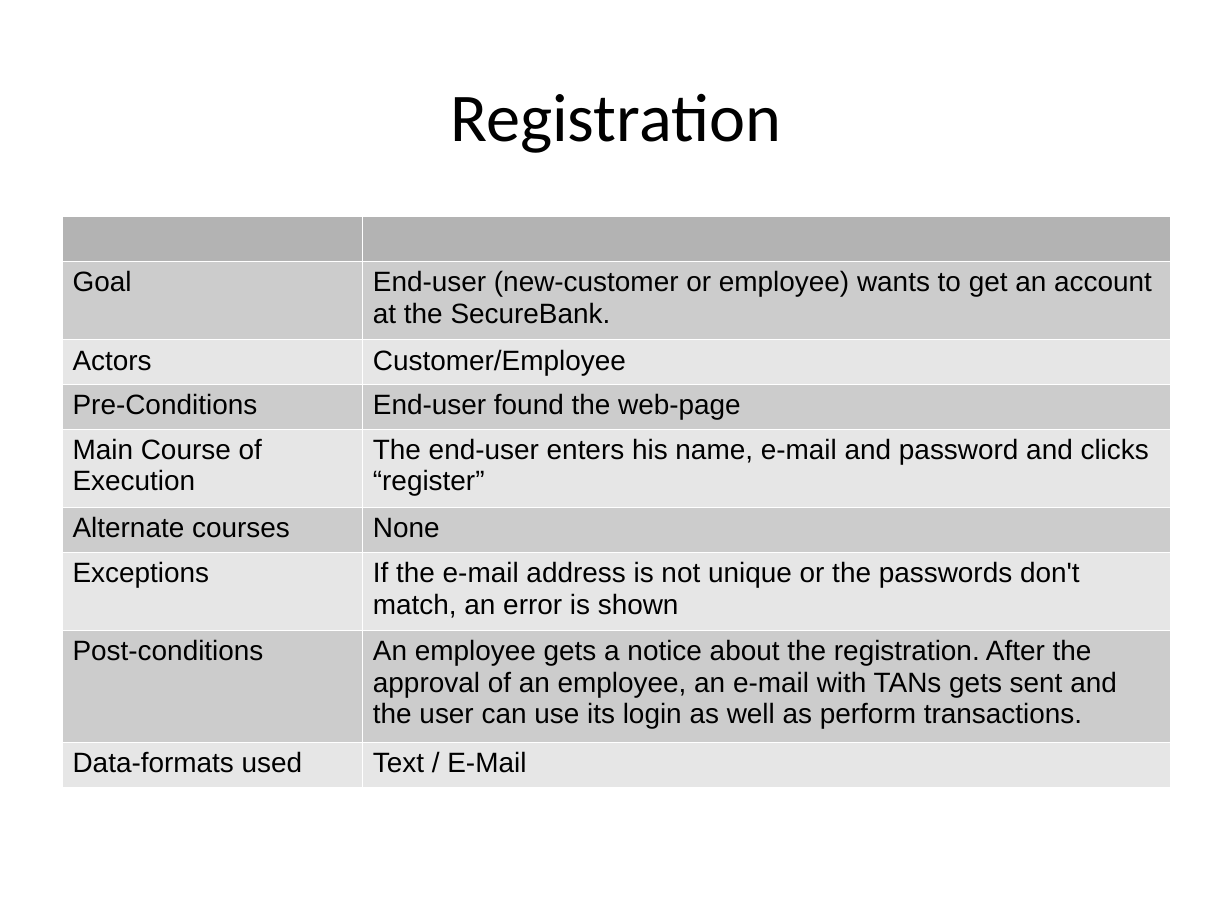
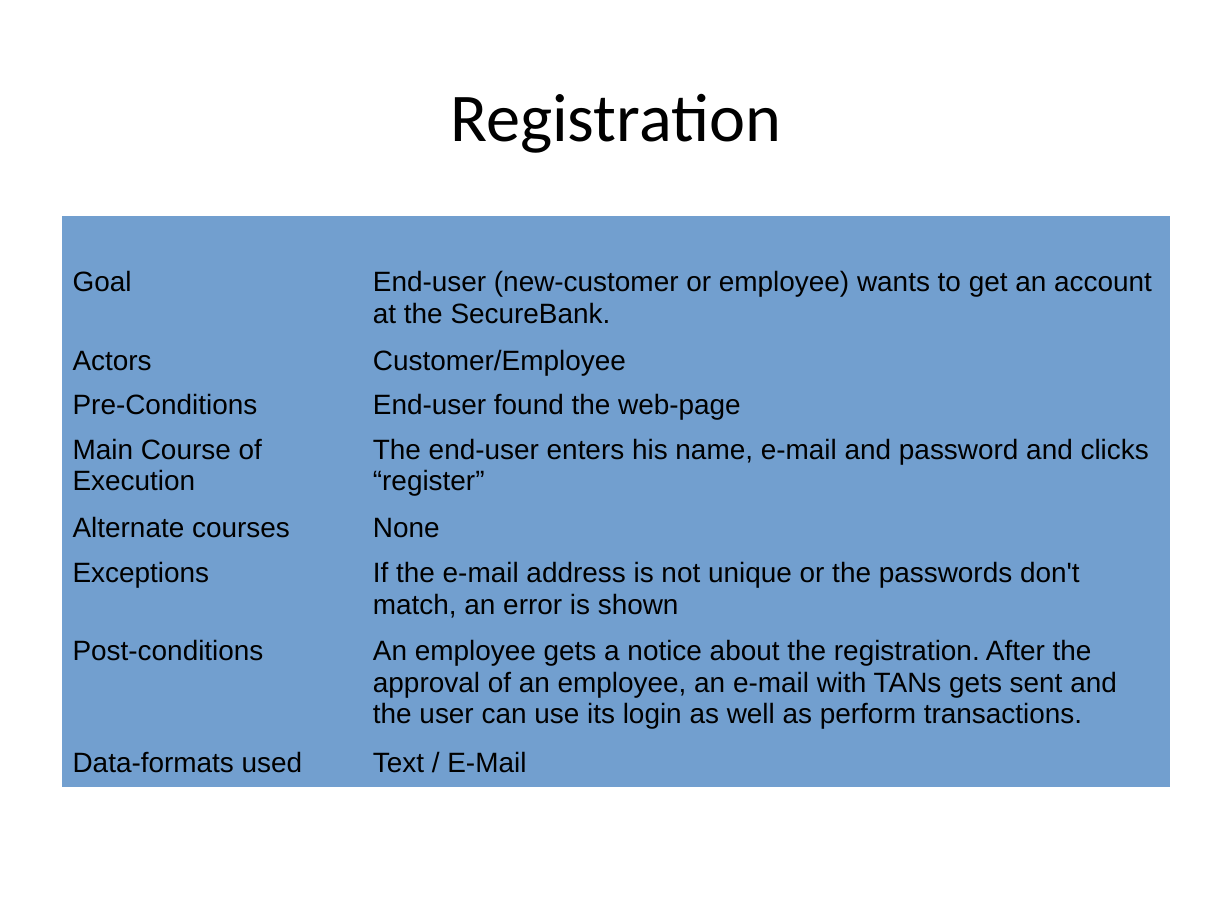
Before and after one commit to snawalgaria/SecureCoding, a slide deck: slide 7 of presentation/presentation.odp. Drawn at 1232x924 pixels with LibreOffice and Linux fonts; fonts in the diff are those of the drawing. Boxes give left, top, right and bottom in pixels: in the first picture for what was removed or moved away, otherwise in the second. Text is boxed around its words. In the diff, an @@ line names an element or a change of style, - is before the commit and + after.

```diff
--- a/presentation/presentation.odp
+++ b/presentation/presentation.odp
@@ table at [61,216,1171,777] @@
@@ fill #B3B3B3 to #729FCF in row 1 @@
@@ fill #CCCCCC to #729FCF in 8 cells @@
@@ fill #E6E6E6 to #729FCF in 8 cells @@
@@ borders changed @@
```
Also in this commit, not shown: 13 other slides changed, 1 other file.
